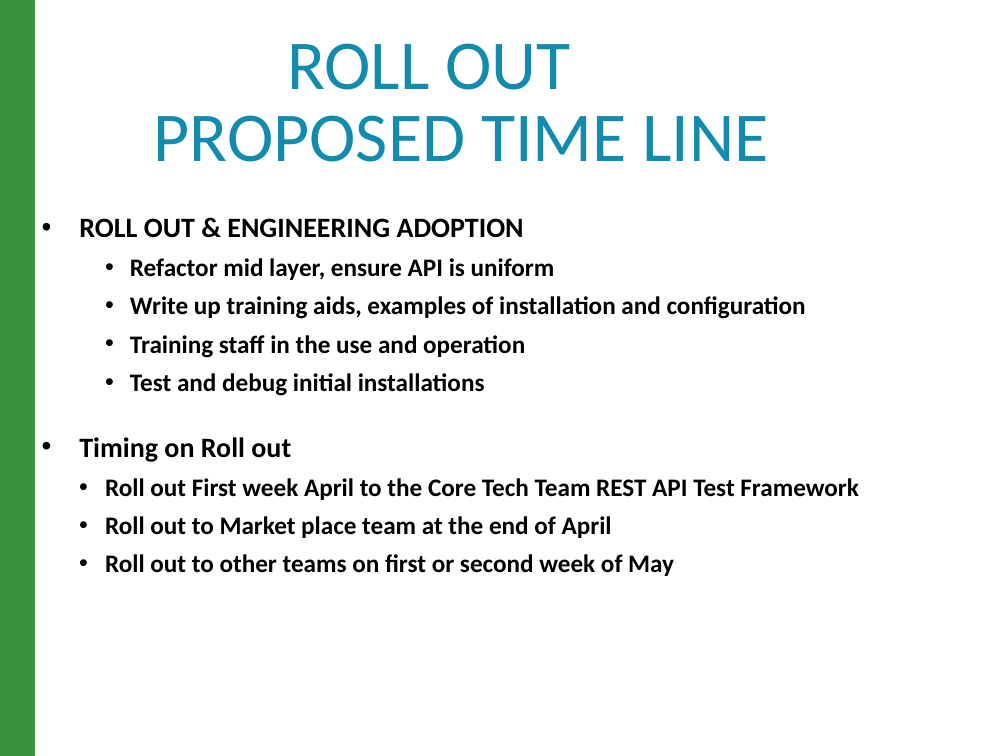
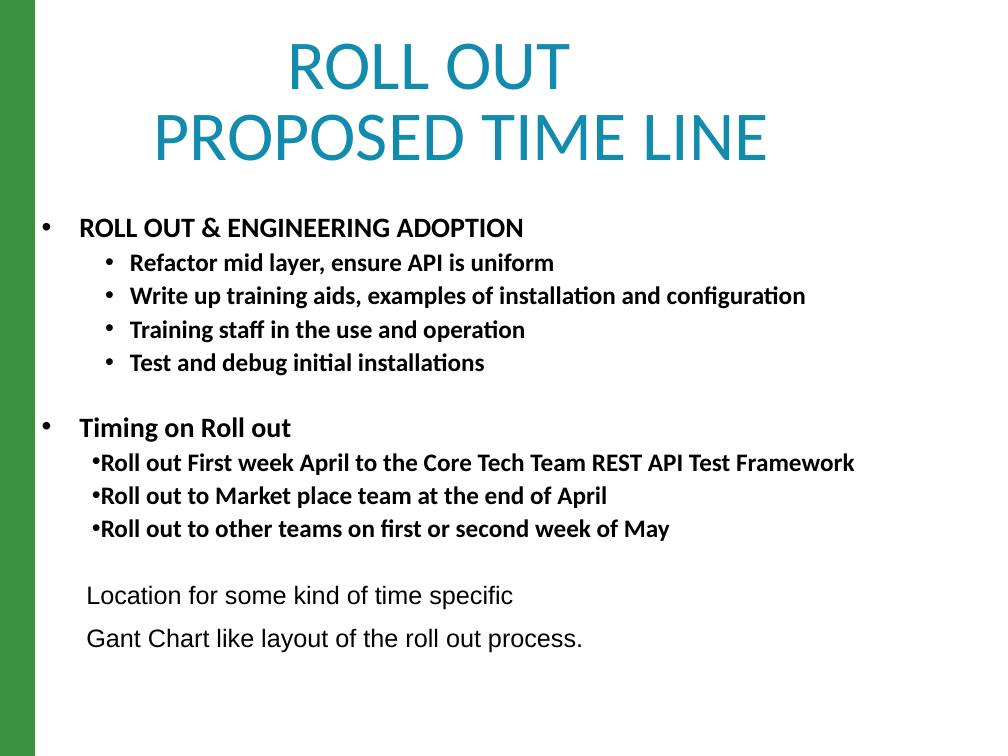
Before and after one commit to raghav9329/mainProf, a slide deck: slide 8 of CurrentWork_Delta/CX_StrategyPowerPoint.pptx. Drawn at 1008x756 pixels with LibreOffice and Linux fonts; fonts in the diff are those of the drawing. Boxes give left, top, right and bottom in pixels: in the first picture for what was removed or moved away, otherwise in the second. Text is boxed around its words. In the diff, an @@ line names an element or a change of style, - is before the commit and + after.

```diff
--- a/CurrentWork_Delta/CX_StrategyPowerPoint.pptx
+++ b/CurrentWork_Delta/CX_StrategyPowerPoint.pptx
@@ text "ROLL OUT & ENGINEERING ADOPTION" at box(79, 218, 855, 541): less space between paragraphs; line spacing 0.8 to 1.1; indent changed @@
@@ text added at box(86, 585, 583, 653), 18 pt, text #000000 @@
+Location for some kind of time specific
+Gant Chart like layout of the roll out process.
```
Also in this commit, not shown: 3 other slides changed.
